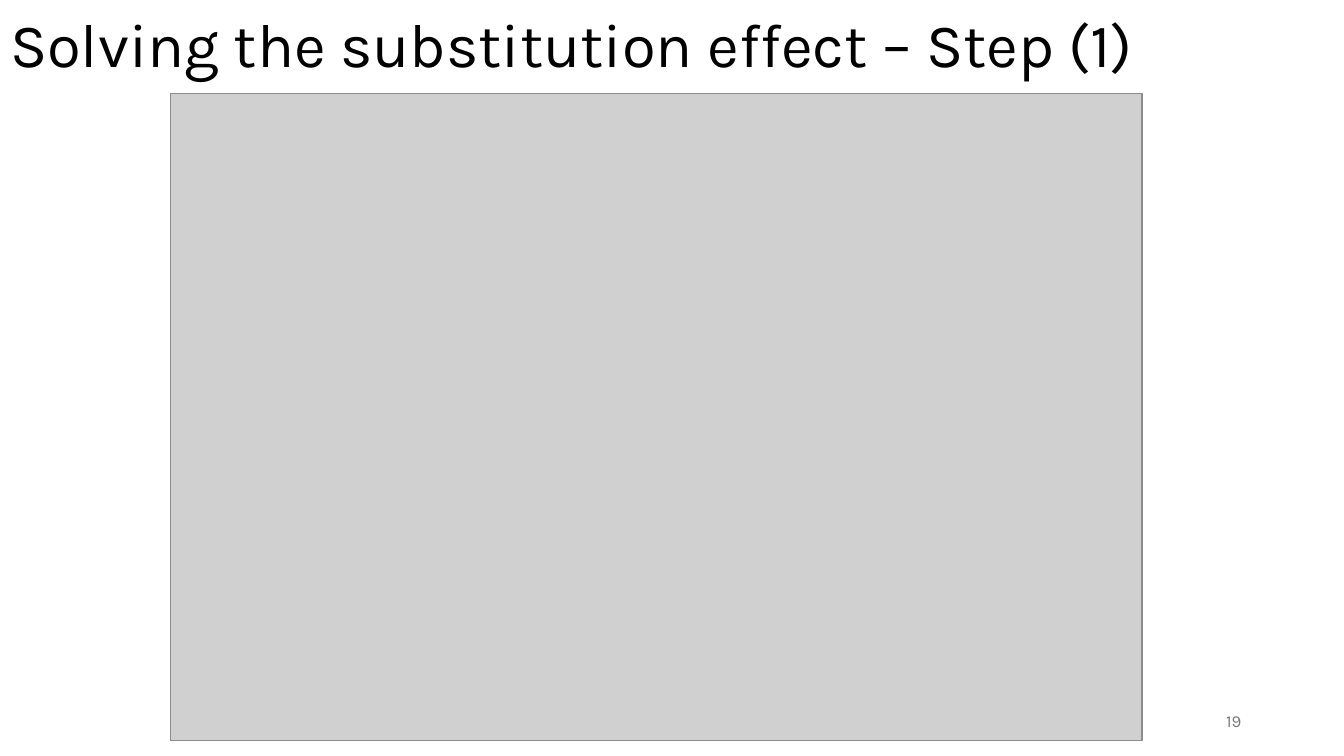
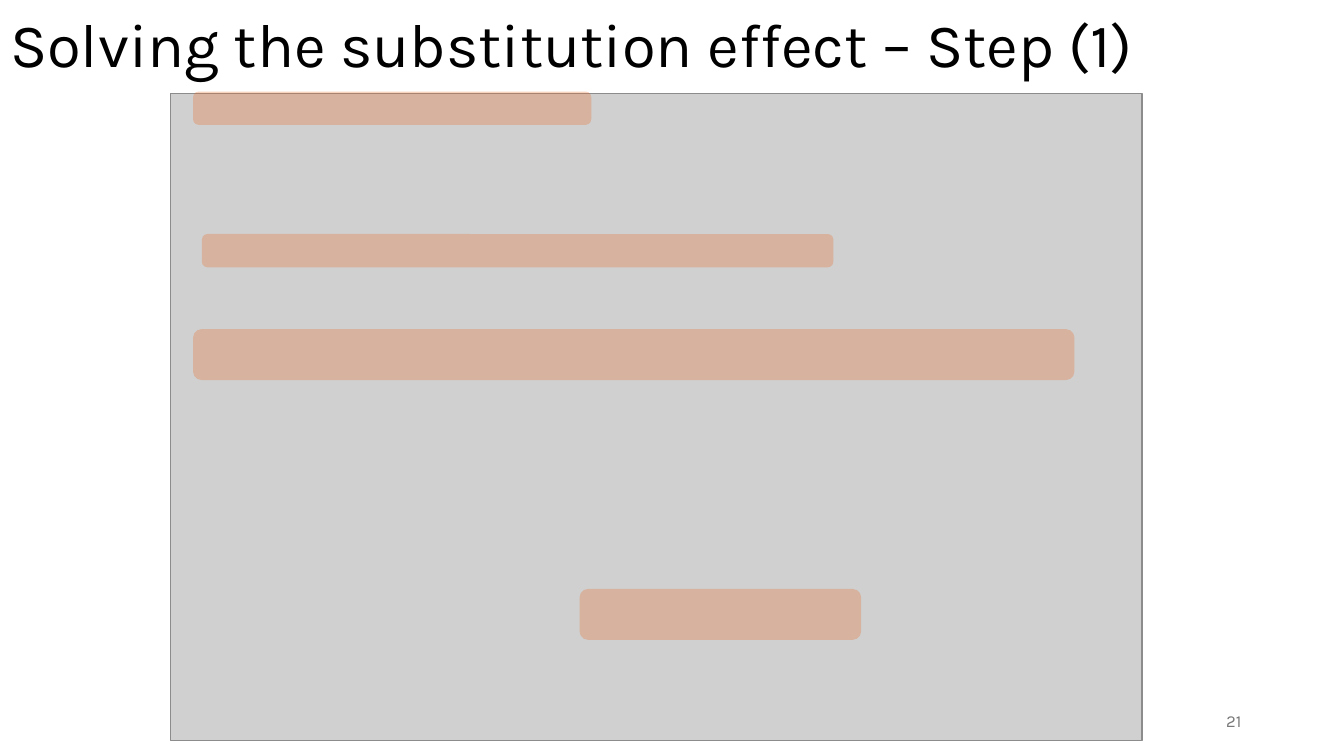
Before and after one commit to omroot/d2l_pytorch, a slide deck: slide 21 of mylearnings/mylecturenotes/ML4AM_Ch6_FeatureImportance.pptx (slide 19 before the commit). Drawn at 1344x756 pixels with LibreOffice and Linux fonts; fonts in the diff are those of the drawing; grey boxes stand for pictures. Boxes give left, top, right and bottom in pixels: in the first picture for what was removed or moved away, otherwise in the second. Text is boxed around its words. In the diff, an @@ line names an element or a change of style, - is before the commit and + after.

```diff
--- a/mylearnings/mylecturenotes/ML4AM_Ch6_FeatureImportance.pptx
+++ b/mylearnings/mylecturenotes/ML4AM_Ch6_FeatureImportance.pptx
@@ rounded rectangle added at (194, 92, 592, 125), fill #E97132 at 31% opacity @@
@@ rounded rectangle added at (202, 234, 833, 267), fill #E97132 at 31% opacity @@
@@ rounded rectangle added at (194, 330, 1075, 381), fill #E97132 at 31% opacity @@
@@ rounded rectangle added at (580, 589, 861, 640), fill #E97132 at 31% opacity @@
@@ page number at (1226, 716, 1241, 727): text changed @@
-19
+21
```
Also in this commit, not shown: 9 other slides changed, 2 slides added.
